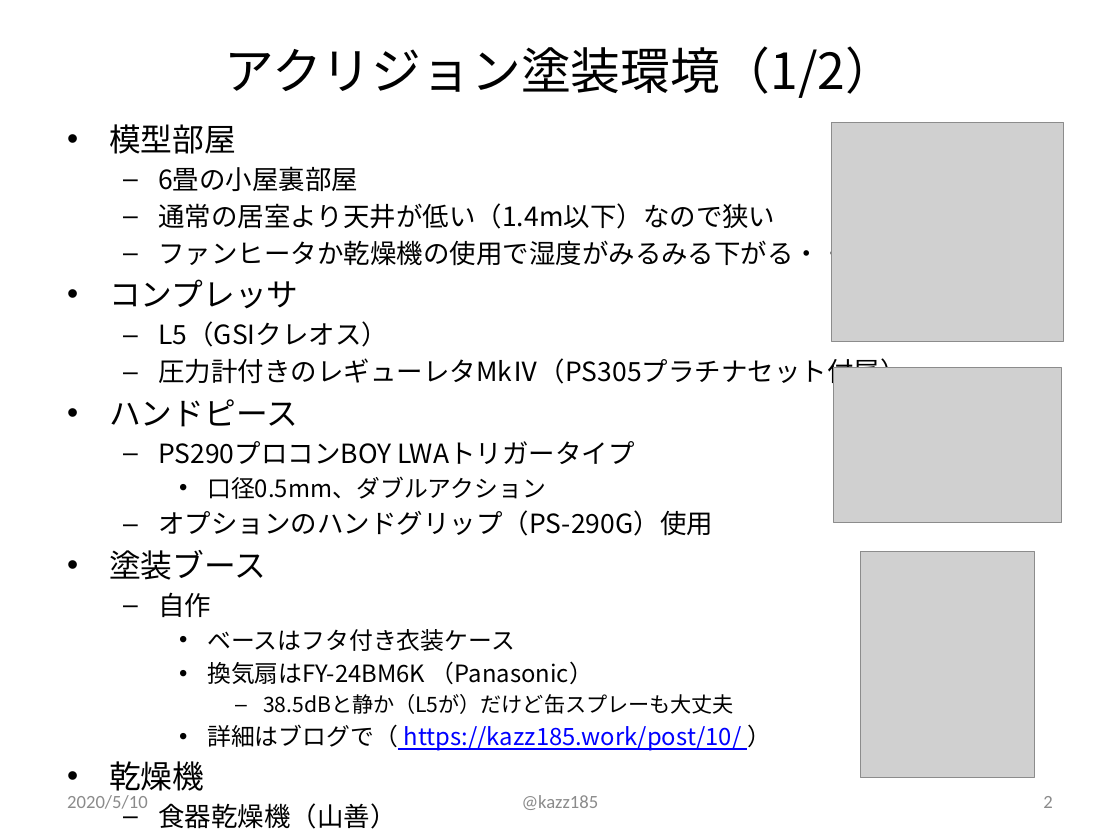
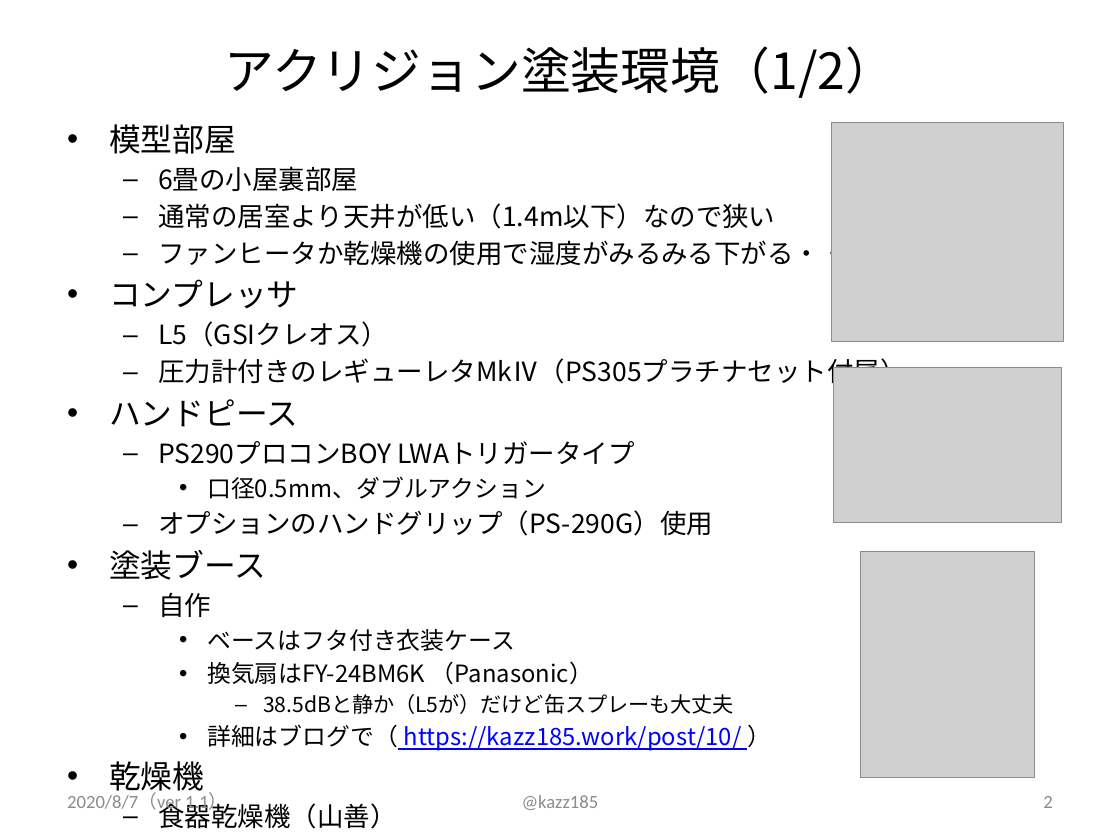
Before and after one commit to kazz185/ACRYSION-note, a slide deck: slide 2 of ACRYSIONwithAirbrush.pptx. Drawn at 1120x840 pixels with LibreOffice and Linux fonts; fonts in the diff are those of the drawing; grey boxes stand for pictures. Boxes give left, top, right and bottom in pixels: in the first picture for what was removed or moved away, otherwise in the second. Text is boxed around its words. In the diff, an @@ line names an element or a change of style, - is before the commit and + after.

Commit message:
8/7
日本語版バージョンアップ
英語版新規作成

```diff
--- a/ACRYSIONwithAirbrush.pptx
+++ b/ACRYSIONwithAirbrush.pptx
@@ text at box(67, 793, 227, 814): text changed @@
-2020/5/10
+2020/8/7（ver 1.1）
```
Also in this commit, not shown: 3 other slides changed, 2 slides added, 3 other files.
